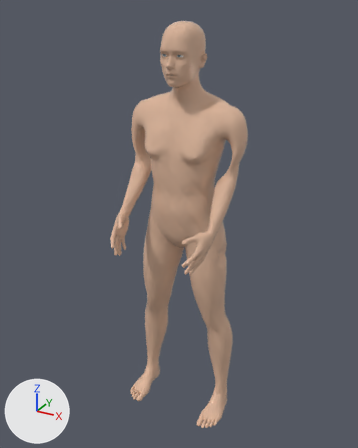
The glTF model public/bodymap3d/v3/real-human/body-erwachsener-divers-real-v3.glb, before and after one commit.
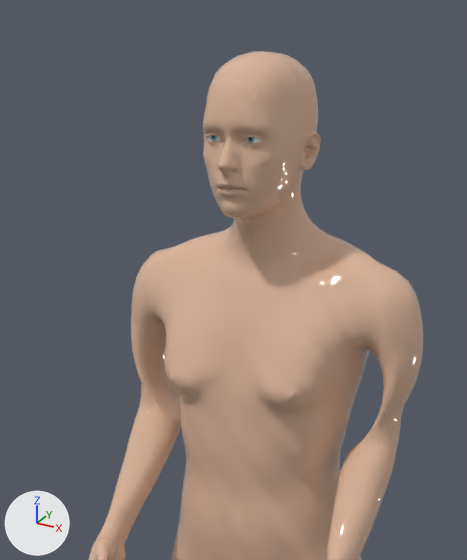
The first picture shows the older version from a 50 mm lens placed at (0.914, -1.624, 1.767), pointed at (0.0, 0.038, 0.936). The close-ups show the older and then the newer version on the part from 22% to 74% of the width and 0% to 50% of the height of that picture. Only the edits that show in the close-ups are written down. Every picture has the same lights, and +X, +Y and +Z are marked at lower left. Vertices at exactly the same position are counted once.

Objects in the first close-up: 'real-human-body'.
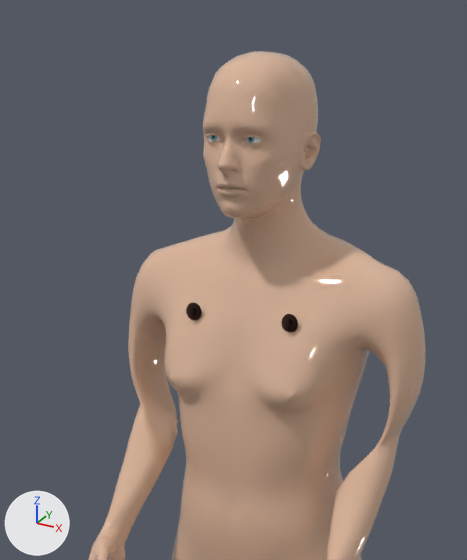
What differs and where, as boxes (x1, y1, x2, y2) in the close-ups (467 x 560 px; the box of a moved part takes in the faces that stretch with it):
'real-human-body', reshaped
    before: (88, 51, 423, 560)
    after: (88, 51, 426, 560)
'real-human-areola-right', added
    after: (281, 314, 298, 332)
'real-human-areola-left', added
    after: (186, 303, 202, 320)
'real-human-nipple-right', added
    after: (283, 319, 293, 329)
'real-human-nipple-left', added
    after: (187, 307, 197, 317)
part 1 of me_real_human_body, moved or reshaped
    before: (131, 315, 181, 463)
    after: (128, 315, 178, 463)
part 2 of me_real_human_body, moved or reshaped
    before: (336, 347, 423, 492)
    after: (337, 348, 426, 491)

Patch to the scene script:
```diff
--- a/public/bodymap3d/v3/real-human/body-erwachsener-divers-real-v3.glb.py
+++ b/public/bodymap3d/v3/real-human/body-erwachsener-divers-real-v3.glb.py
@@ me_real_human_body @@
-me_real_human_body.from_pydata(...)  # 13380 vertices, 26756 faces; spans x -0.25..0.25, y -0.22..0.22, z 0.0..1.72
+me_real_human_body.from_pydata(...)  # 13380 vertices, 26756 faces; spans x -0.26..0.26, y -0.22..0.22, z 0.0..1.72
+# me_real_human_body part 1: 184 of the vertices in x -0.25..-0.15, y 0.03..0.15, z 1.11..1.3 are multiplied about their middle by the matrix ((0.939, -0.021, 0.064), (0.0, 1.0, 0.0), (-0.105, -0.002, 0.99)), then moved by (-0.01, 0.0, 0.0)
+# me_real_human_body part 2: 184 of the vertices in x 0.15..0.25, y 0.03..0.15, z 1.11..1.3 are multiplied about their middle by the matrix ((0.939, 0.021, -0.064), (0.0, 1.0, 0.0), (0.105, -0.002, 0.99)), then moved by (0.01, 0.0, 0.0)
+# other edits to the shape of me_real_human_body do not show in these pictures
 me_real_human_body.materials.append(mat_skin_real_human)
@@ ob_real_human_nipple_right @@
+ob_real_human_nipple_right = bpy.data.objects.new('real-human-nipple-right', me_real_human_nipple_right)  # a UV sphere (16 segments, 10 rings, poles along z) spanning x 0.0748..0.0903, y -0.0045..0.0092, z 1.3425..1.3579; in mat_areola_skin (beige #b8897c)
+ob_real_human_nipple_right.location = (0.0, 0.0, 0.0)
@@ ob_real_human_areola_right @@
+ob_real_human_areola_right = bpy.data.objects.new('real-human-areola-right', me_real_human_areola_right)  # 222 vertices, 440 faces; spans x 0.0688..0.0963, y 0.0032..0.0118, z 1.3364..1.364; in mat_areola_skin (beige #b8897c)
+ob_real_human_areola_right.location = (0.0, 0.0, 0.0)
@@ ob_real_human_nipple_left @@
+ob_real_human_nipple_left = bpy.data.objects.new('real-human-nipple-left', me_real_human_nipple_left)  # a UV sphere (16 segments, 10 rings, poles along z) spanning x -0.0903..-0.0748, y -0.0045..0.0092, z 1.3425..1.3579; in mat_areola_skin (beige #b8897c)
+ob_real_human_nipple_left.location = (0.0, 0.0, 0.0)
@@ ob_real_human_areola_left @@
+ob_real_human_areola_left = bpy.data.objects.new('real-human-areola-left', me_real_human_areola_left)  # 222 vertices, 440 faces; spans x -0.0963..-0.0688, y 0.0032..0.0118, z 1.3364..1.364; in mat_areola_skin (beige #b8897c)
+ob_real_human_areola_left.location = (0.0, 0.0, 0.0)
```
